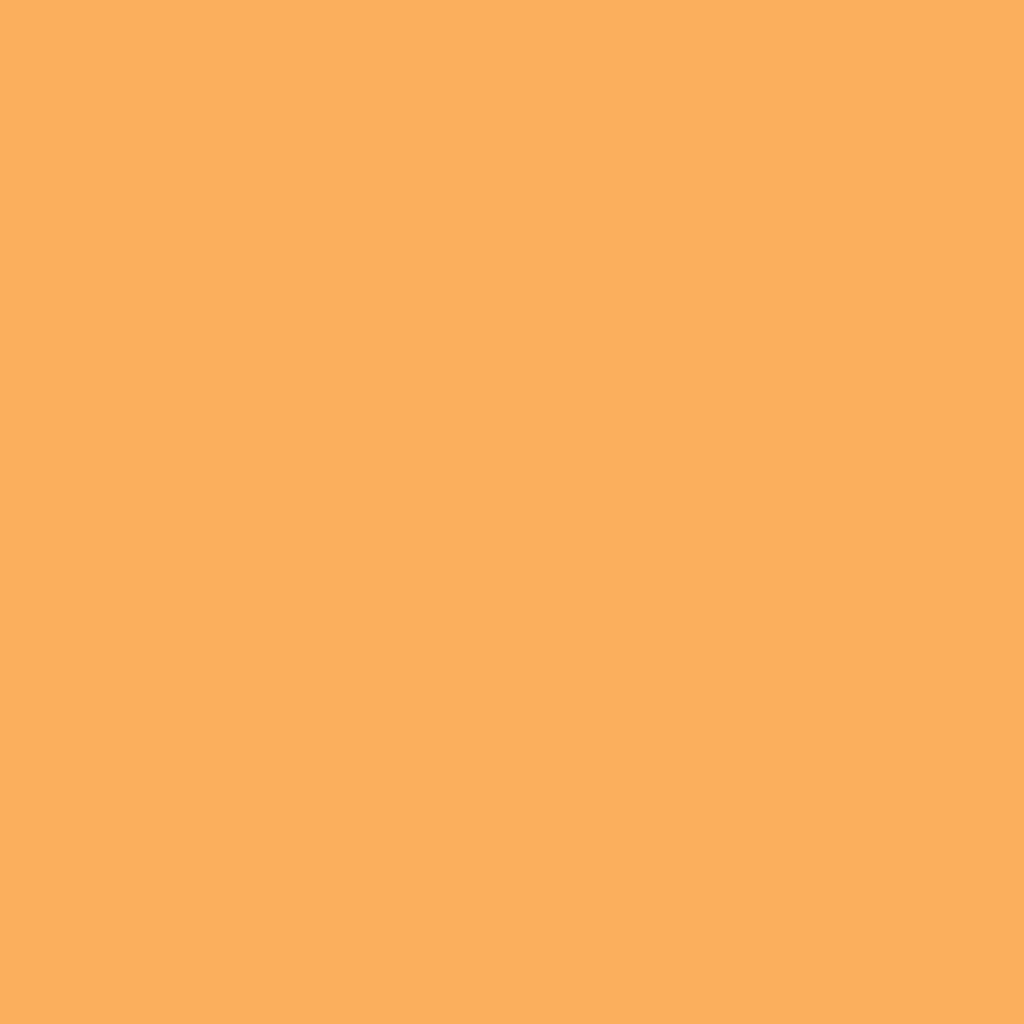
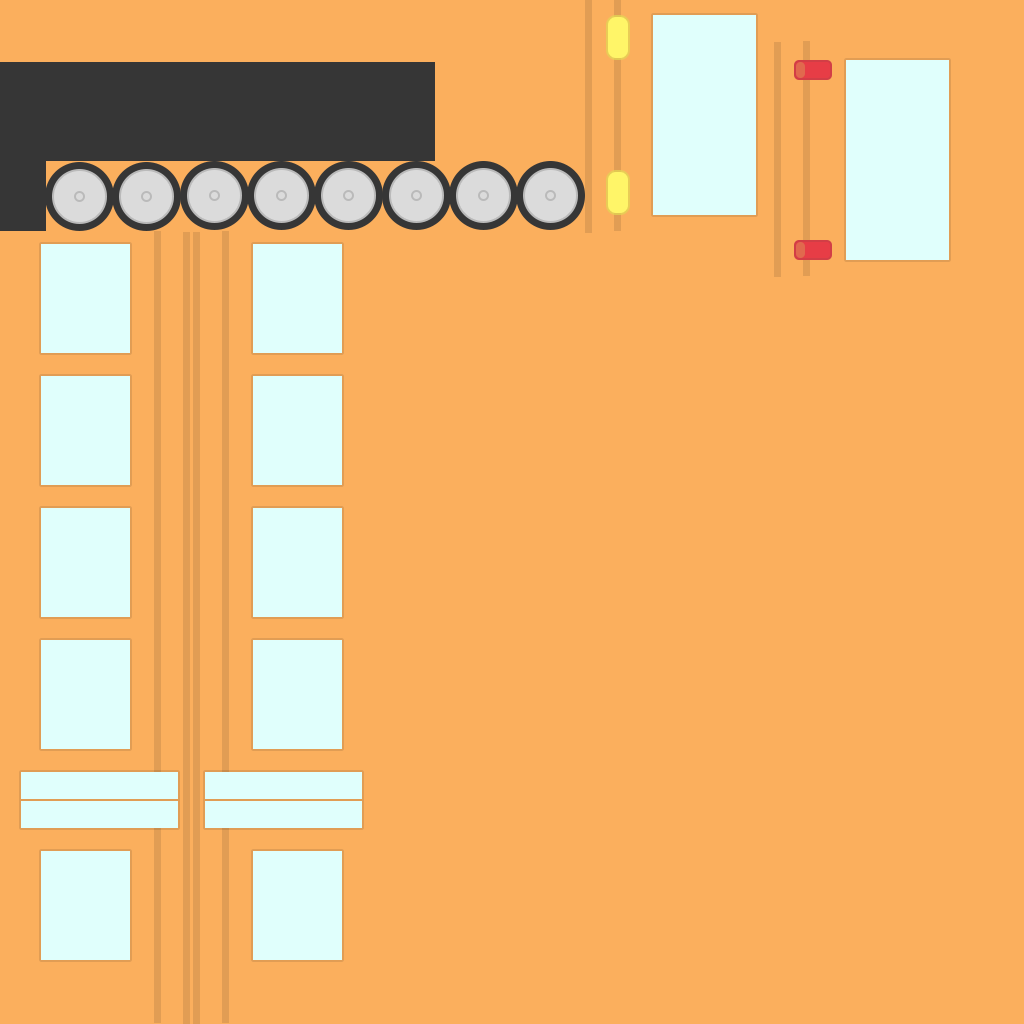
Layers edited between the first and the second (1024, 1024) image:
added group "Regular" with 25 layers above "Emissive" over <box>0,0,951,1024</box>
added group "Group 2 copy" with 5 layers in group "Regular" over <box>585,0,756,233</box>
added layer "Rectangle 1" in group "Group 2 copy" over <box>653,15,756,215</box>
added group "Group 3 copy" with 5 layers in group "Regular" over <box>774,41,949,277</box>
added layer "Rectangle 1 copy" in group "Group 3 copy" over <box>846,60,949,260</box>
added layer "Rectangle 2 copy 2" (1st of 2, in "Regular" › "Group 3 copy") in group "Group 3 copy" over <box>803,41,810,276</box>
added layer "Rectangle 2 copy 2" (2nd of 2, in "Regular" › "Group 3 copy") in group "Group 3 copy" over <box>774,42,781,277</box>
added layer "Rectangle 4" in group "Regular" over <box>0,119,46,231</box>
added layer "Rectangle 3" in group "Regular" over <box>0,62,435,161</box>
added layer "Ellipse 1 copy 6" (1st of 2, in "Regular") in group "Regular" over <box>45,162,114,231</box>
added layer "Ellipse 1 copy 6" (2nd of 2, in "Regular") in group "Regular" over <box>112,162,181,231</box>
added layer "Ellipse 1 copy 5" (1st of 3, in "Regular") in group "Regular" over <box>180,161,249,230</box>
added layer "Ellipse 1 copy 5" (2nd of 3, in "Regular") in group "Regular" over <box>247,161,316,230</box>
added layer "Ellipse 1 copy 5" (3rd of 3, in "Regular") in group "Regular" over <box>314,161,383,230</box>
added layer "Ellipse 1 copy 4" in group "Regular" over <box>382,161,451,230</box>
added layer "Ellipse 1 copy 3" in group "Regular" over <box>449,161,518,230</box>
added layer "Ellipse 1 copy 2" in group "Regular" over <box>516,161,585,230</box>
added layer "Group 1 copy" in group "Regular" over <box>19,231,190,1024</box>
added layer "Group 1" in group "Regular" over <box>193,231,364,1024</box>
moved "Color Fill 1" (1st of 2, in "Regular") into group "Regular" over <box>0,0,951,1024</box>
…and 6 more changes (6 added)
